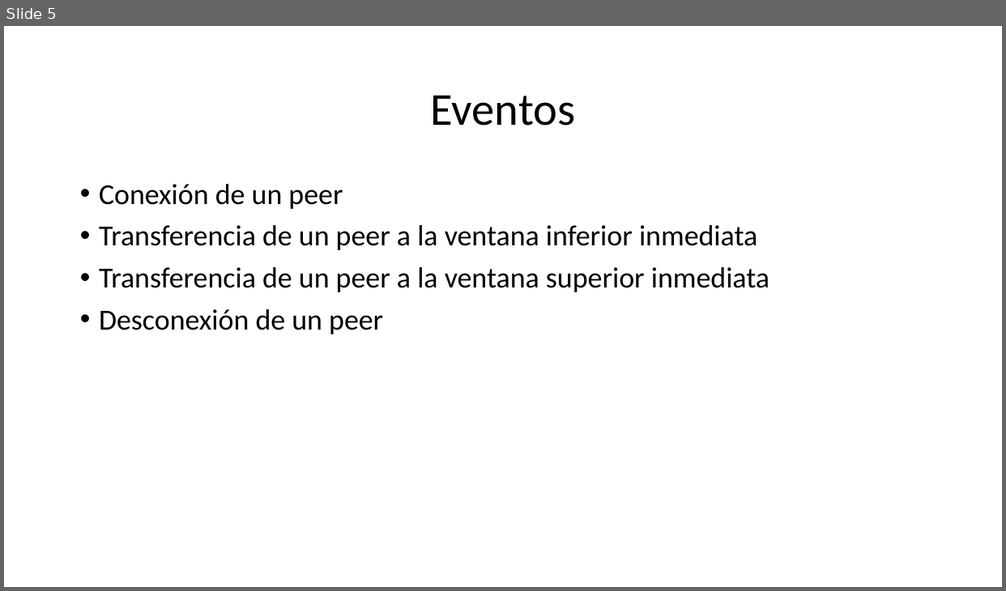
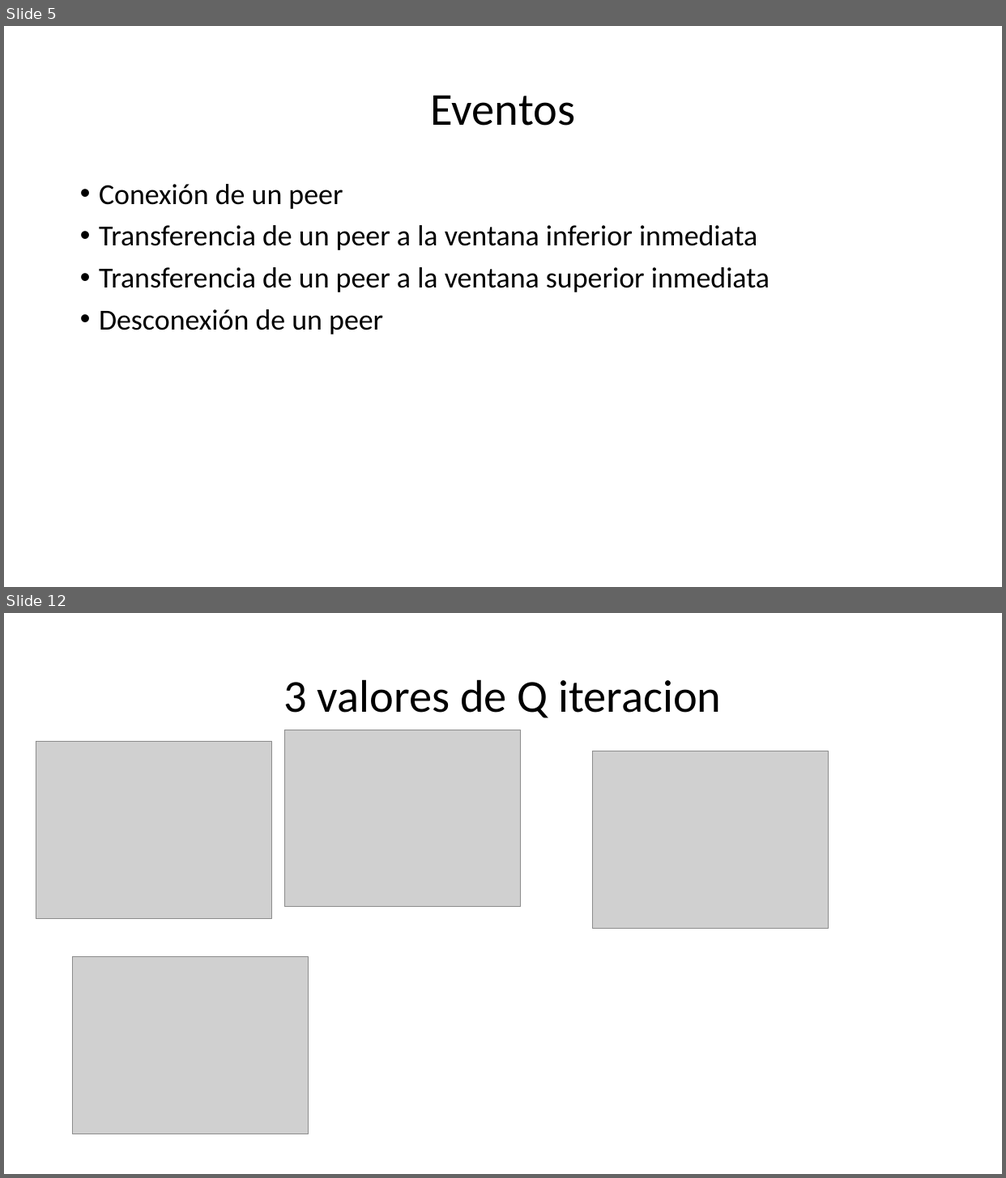
Before and after one commit to Uliskis15/PT, a slide deck: 2023-2/Reportes/ReporteFinal/PresentacionPrototipo.pptx. Shown one above the other, each under a label of ours: slide 5 before the commit, slides 5 and 12 after it; the slides between them are not shown. The pictures are 1006x591 and 1006x1178 pixels, drawn with LibreOffice and Linux fonts; fonts in the diff are those of the drawing; grey boxes stand for pictures. Boxes give left, top, right and bottom in pixels: in the first picture for what was removed or moved away, otherwise in the second. Text is boxed around its words. In the diff, an @@ line names an element or a change of style, - is before the commit and + after.

```diff
--- a/2023-2/Reportes/ReporteFinal/PresentacionPrototipo.pptx
+++ b/2023-2/Reportes/ReporteFinal/PresentacionPrototipo.pptx
@@ slide 12 added at bbox=[4, 613, 1002, 1174], background #FFFFFF @@
@@ title added at bbox=[284, 679, 721, 718], 44 pt, text #000000 @@
+3 valores de Q iteracion
@@ picture added at bbox=[285, 730, 521, 906] @@
@@ picture added at bbox=[36, 742, 272, 918] @@
@@ picture added at bbox=[592, 752, 829, 928] @@
@@ picture added at bbox=[73, 957, 309, 1134] @@
```
Also in this commit, not shown: 11 other slides added.
